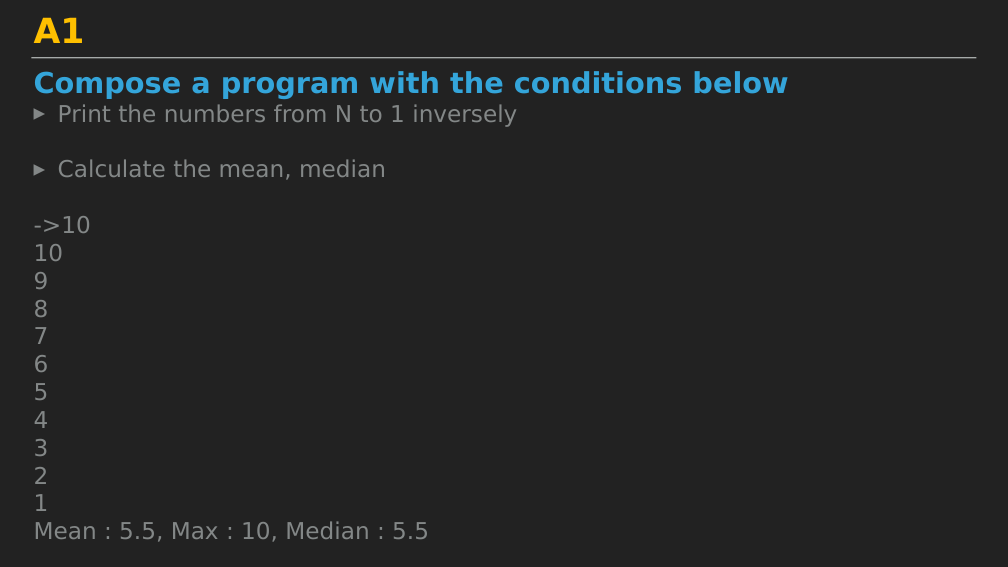
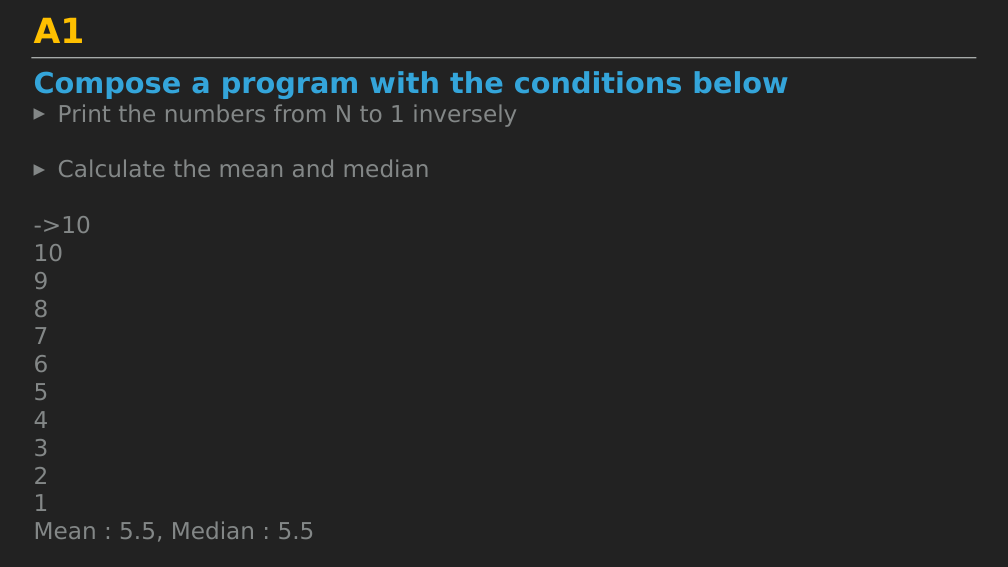
Before and after one commit to KyuseokKim/MyFiles, a slide deck: slide 2 of 기본프로그래밍_Java_005(자쌈빠)_A2.pptx. Drawn at 1008x567 pixels with LibreOffice and Linux fonts; fonts in the diff are those of the drawing. Boxes give left, top, right and bottom in pixels: in the first picture for what was removed or moved away, otherwise in the second. Text is boxed around its words. In the diff, an @@ line names an element or a change of style, - is before the commit and + after.

```diff
--- a/기본프로그래밍_Java_005(자쌈빠)_A2.pptx
+++ b/기본프로그래밍_Java_005(자쌈빠)_A2.pptx
@@ text at bbox=[58, 159, 430, 177]: text changed @@
-▸ Calculate the mean, median
+▸ Calculate the mean and median
@@ text at bbox=[34, 521, 315, 542]: text changed @@
-Mean : 5.5, Max : 10, Median : 5.5
+Mean : 5.5, Median : 5.5
```
Also in this commit, not shown: 4 other files.
